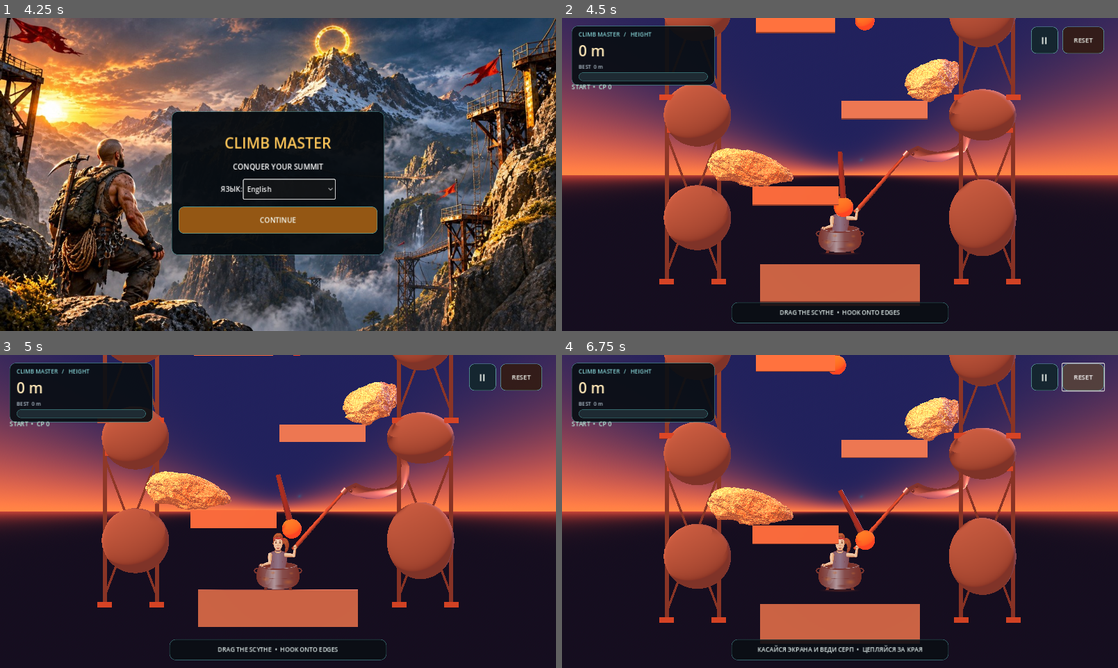
Above: before the commit, frames 1-4 (two rows, left to right).
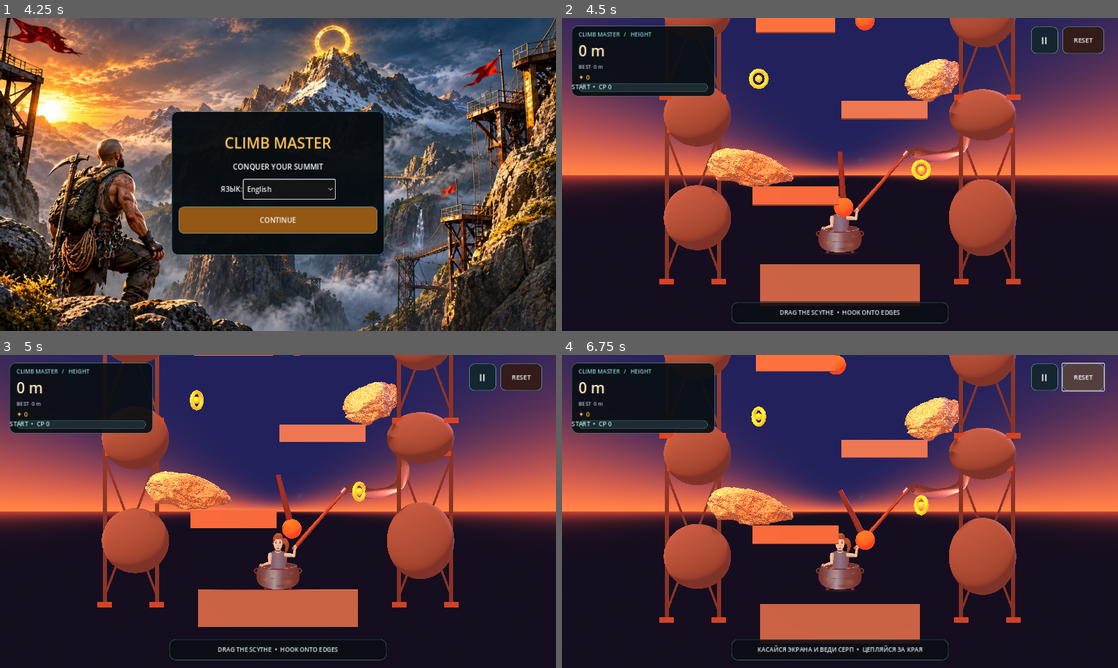
Above: after the commit, the same moments.

Repository: uchihabaha05-del/CLIMB-MASTER
Game: Godot game, scene res://scenes/main.tscn
Same seed, same stepped clock (60 frames per second), same inputs: the game is played once before the commit and once after it.
Inputs:
- Up to frame 1 (4.25 s): click "II" at 0.5 s; click "СБРОС" at 1.25 s; click "II" at 2 s; click "Русский" at 2.75 s; click "ПРОДОЛЖИТЬ" at 3.5 s
- Up to frame 2 (4.5 s): click "CONTINUE" at 4.25 s
- Up to frame 3 (5 s): no input
- Up to frame 4 (6.75 s): click "II" at 5 s; click "CONTINUE CLIMBING" at 5.75 s; click "RESET" at 6.5 s

Frame 1 is identical in both runs. In frame 2, 2.0% of the frame differs, in the area x 1-67%, y 16-52%; in frame 3, 1.9%; in frame 4, 2.0%.

Commit message:
Add collectible summit tokens and quarry atmosphere

Diff:
--- a/scripts/main.gd
+++ b/scripts/main.gd
@@ -23,6 +23,9 @@
 var checkpoint_label: Label
 var record_label: Label
 var climb_progress: ProgressBar
+var coin_count_label: Label
+var coin_count := 0
+var collectible_nodes: Array[Node3D] = []
 var pause_overlay: Control
 var moving_obstacles: Array[AnimatableBody3D] = []
 var obstacle_clock := 0.0
@@ -54,6 +57,8 @@
     _build_industrial_structures()
     _build_checkpoints()
     _build_obstacles()
+    _build_collectibles()
+    _build_atmosphere()
     _build_player()
     _build_camera()
     _build_hud()
@@ -472,6 +477,101 @@
         add_child(obstacle)
 
 
+func _build_collectibles() -> void:
+    # Optional skill pickups sit beside the main footholds, not in the required path.
+    var pickup_positions := [
+        Vector3(2.65, 3.05, 0.0),
+        Vector3(-2.65, 6.0, 0.0),
+        Vector3(2.65, 9.0, 0.0),
+        Vector3(-2.65, 12.0, 0.0),
+        Vector3(2.65, 15.0, 0.0),
+        Vector3(-2.65, 18.0, 0.0)
+    ]
+    for i in range(pickup_positions.size()):
+        var pickup := Area3D.new()
+        pickup.name = "SummitToken_%02d" % i
+        pickup.position = pickup_positions[i]
+        pickup.collision_layer = 0
+        pickup.collision_mask = 1
+        pickup.monitoring = true
+        pickup.monitorable = false
+
+        var token := MeshInstance3D.new()
+        var ring_mesh := TorusMesh.new()
+        ring_mesh.inner_radius = 0.20
+        ring_mesh.outer_radius = 0.34
+        ring_mesh.rings = 12
+        ring_mesh.ring_segments = 8
+        token.mesh = ring_mesh
+        token.rotation_degrees = Vector3(90.0, 0.0, 0.0)
+        var gold := StandardMaterial3D.new()
+        gold.albedo_color = Color(1.0, 0.72, 0.20)
+        gold.metallic = 0.82
+        gold.roughness = 0.22
+        gold.emission_enabled = true
+        gold.emission = Color(0.95, 0.48, 0.08)
+        gold.emission_energy_multiplier = 1.25
+        token.material_override = gold
+        pickup.add_child(token)
+
+        var core := MeshInstance3D.new()
+        var core_mesh := SphereMesh.new()
+        core_mesh.radius = 0.12
+        core_mesh.height = 0.24
+        core.mesh = core_mesh
+        core.material_override = gold
+        pickup.add_child(core)
+
+        var trigger := CollisionShape3D.new()
+        var sphere := SphereShape3D.new()
+        sphere.radius = 0.62
+        trigger.shape = sphere
+        pickup.add_child(trigger)
+        pickup.body_entered.connect(_on_collectible_body_entered.bind(pickup))
+        add_child(pickup)
+        collectible_nodes.append(pickup)
+
+
+func _on_collectible_body_entered(body: Node3D, pickup: Node3D) -> void:
+    if body != player or not is_instance_valid(pickup):
+        return
+    coin_count += 1
+    if is_instance_valid(coin_count_label):
+        coin_count_label.text = "✦ %d" % coin_count
+    status_label.text = "МОНЕТА ПОЛУЧЕНА!  +1"
+    pickup.queue_free()
+    collectible_nodes.erase(pickup)
+
+
+func _build_atmosphere() -> void:
+    # Low-cost ambient motes add depth to the quarry without blocking the climbing lane.
+    var dust := GPUParticles3D.new()
+    dust.name = "QuarryDust"
+    dust.position = Vector3(0.0, 9.0, -2.2)
+    dust.amount = 36
+    dust.lifetime = 7.0
+    dust.visibility_aabb = AABB(Vector3(-7.0, -12.0, -2.0), Vector3(14.0, 24.0, 4.0))
+    var particle_mesh := SphereMesh.new()
+    particle_mesh.radius = 0.025
+    particle_mesh.height = 0.05
+    var particle_material := StandardMaterial3D.new()
+    particle_material.albedo_color = Color(0.88, 0.70, 0.48, 0.42)
+    particle_material.transparency = BaseMaterial3D.TRANSPARENCY_ALPHA
+    particle_mesh.material = particle_material
+    dust.draw_pass_1 = particle_mesh
+    var process := ParticleProcessMaterial.new()
+    process.direction = Vector3(0.18, 0.7, 0.0)
+    process.spread = 38.0
+    process.initial_velocity_min = 0.08
+    process.initial_velocity_max = 0.28
+    process.gravity = Vector3(0.0, 0.015, 0.0)
+    process.scale_min = 0.55
+    process.scale_max = 1.35
+    process.color = Color(1.0, 0.82, 0.62, 0.48)
+    dust.process_material = process
+    add_child(dust)
+
+
 func _add_platform(pos: Vector3, size: Vector3, color: Color) -> void:
     var body := StaticBody3D.new()
     body.position = pos
@@ -541,6 +641,12 @@
     record_label.add_theme_font_size_override("font_size", 12)
     record_label.add_theme_color_override("font_color", Color(0.70, 0.76, 0.81))
     info.add_child(record_label)
+
+    coin_count_label = Label.new()
+    coin_count_label.text = "✦ 0"
+    coin_count_label.add_theme_font_size_override("font_size", 15)
+    coin_count_label.add_theme_color_override("font_color", Color(1.0, 0.78, 0.30))
+    info.add_child(coin_count_label)
 
     climb_progress = ProgressBar.new()
     climb_progress.custom_minimum_size = Vector2(0, 8)
@@ -941,6 +1047,11 @@
         var obstacle := moving_obstacles[i]
         if is_instance_valid(obstacle):
             obstacle.rotation.z = sin(obstacle_clock * (0.82 + float(i) * 0.13) + float(i) * 1.7) * 0.48
+    for i in range(collectible_nodes.size()):
+        var pickup := collectible_nodes[i]
+        if is_instance_valid(pickup):
+            pickup.rotation.y += delta * 1.35
+            pickup.position.y += sin(obstacle_clock * 2.0 + float(i)) * delta * 0.12
 
 func _process(delta: float) -> void:
     if not is_instance_valid(player):
